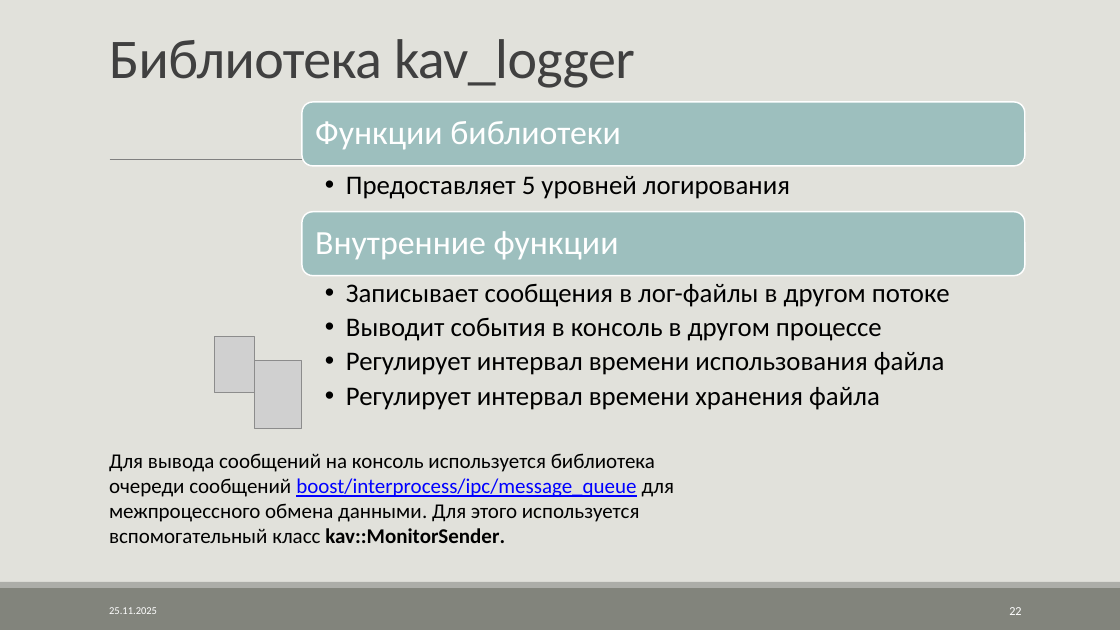
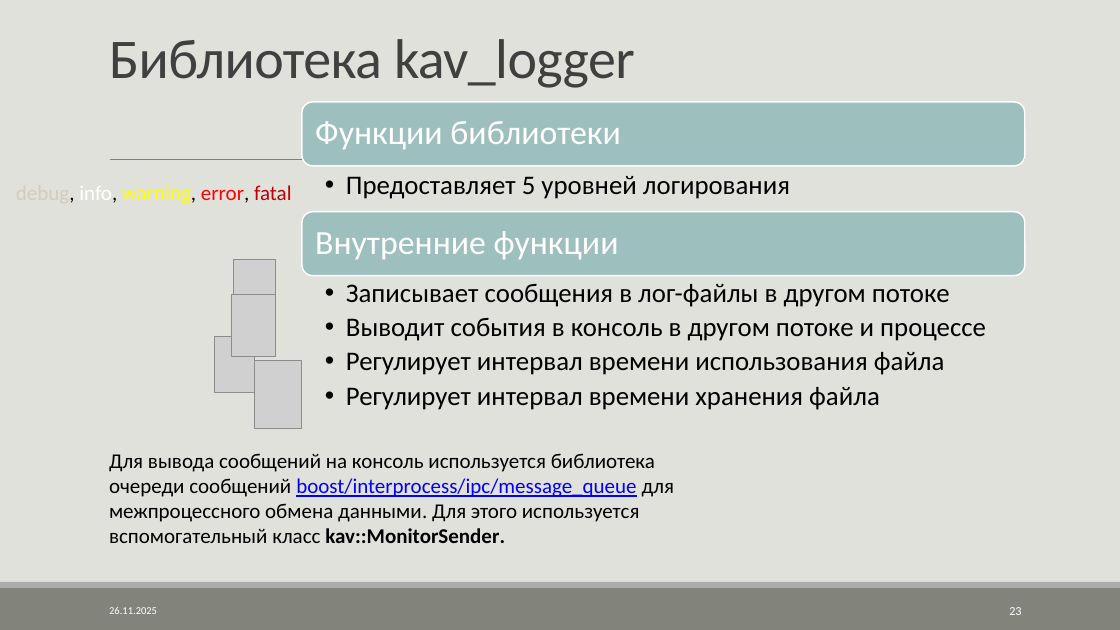
Before and after one commit to AVKazmirchuk/SearchEngine, a slide deck: slide 23 of presentation/защита.pptx (slide 22 before the commit). Drawn at 1120x630 pixels with LibreOffice and Linux fonts; fonts in the diff are those of the drawing; grey boxes stand for pictures. Boxes give left, top, right and bottom in pixels: in the first picture for what was removed or moved away, otherwise in the second. Text is boxed around its words. In the diff, an @@ line names an element or a change of style, - is before the commit and + after.

Commit message:
update presentation

```diff
--- a/presentation/защита.pptx
+++ b/presentation/защита.pptx
@@ text added at (16,185,291,204), 18 pt, text #FFFF00 @@
+debug, info, warning, error, fatal
@@ picture added at (234,260,276,319) @@
@@ picture added at (232,294,276,356) @@
@@ text at (346,318,986,341): text changed @@
-  •• Выводит события в консоль в другом процессе
+  •• Выводит события в консоль в другом потоке и процессе
```
Also in this commit, not shown: 20 other slides changed, 2 slides added, 6 other files.
